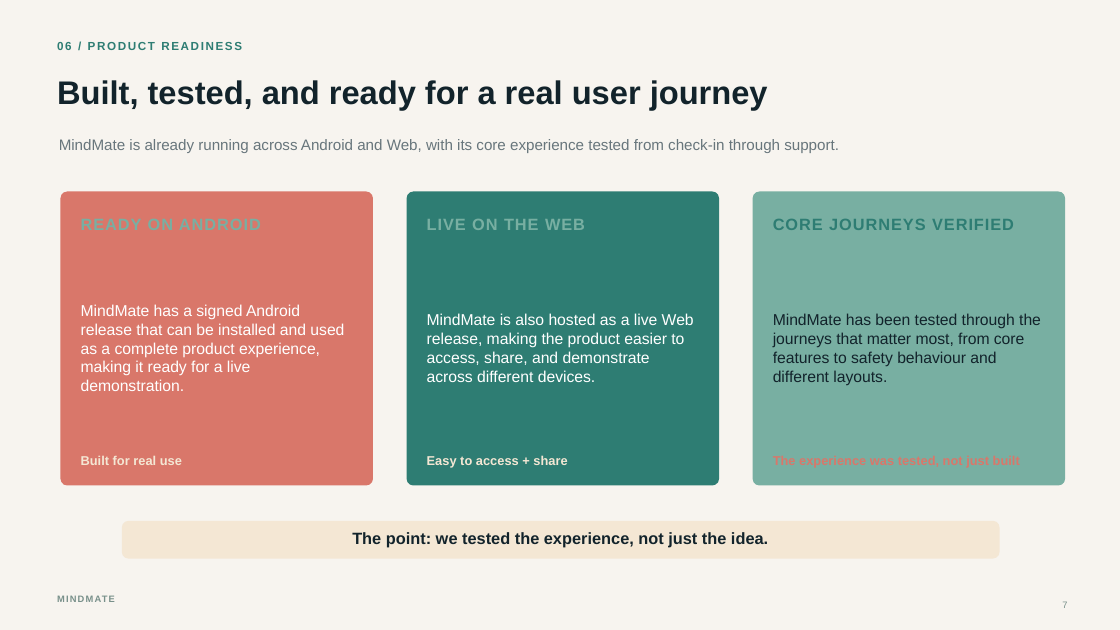
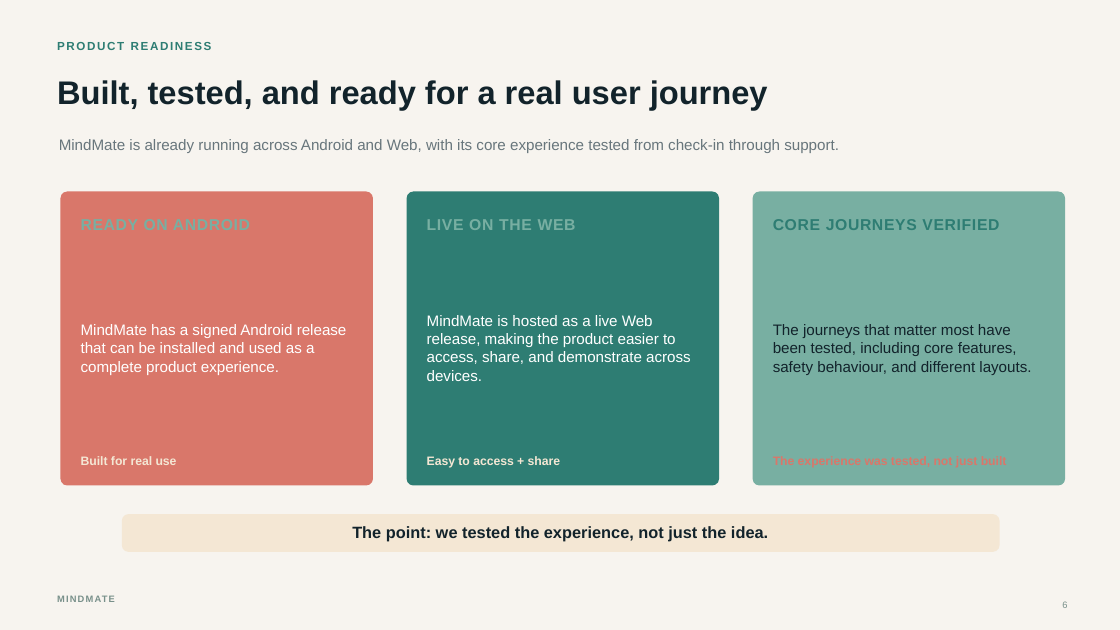
Before and after one commit to Tor3x-Coder/mindmate, a slide deck: slide 6 of presentation/MindMate_Competition_Presentation.pptx (slide 7 before the commit). Drawn at 1120x630 pixels with LibreOffice and Linux fonts; fonts in the diff are those of the drawing. Boxes give left, top, right and bottom in pixels: in the first picture for what was removed or moved away, otherwise in the second. Text is boxed around its words. In the diff, an @@ line names an element or a change of style, - is before the commit and + after.

Commit message:
docs: align presentation with captain deck and financials

```diff
--- a/presentation/MindMate_Competition_Presentation.pptx
+++ b/presentation/MindMate_Competition_Presentation.pptx
@@ text at [57, 42, 212, 50]: text changed @@
-06 / PRODUCT READINESS
+PRODUCT READINESS
@@ text "LIVE ON THE WEB" at [427, 219, 576, 230]: size 14 to 13.5 pt, letter spacing 0.8 to 0.6 pt @@
@@ text "CORE JOURNEYS VERIFIED" at [773, 219, 999, 230]: size 14 to 13.5 pt, letter spacing 0.8 to 0.6 pt @@
@@ text at [81, 324, 347, 375]: text changed; size 13.5 to 13 pt @@
-MindMate has a signed Android release that can be installed and used as a complete product experience, making it ready for a live demonstration.
+MindMate has a signed Android release that can be installed and used as a complete product experience.
@@ text at [427, 315, 691, 381]: text changed; size 13.5 to 13 pt @@
-MindMate is also hosted as a live Web release, making the product easier to access, share, and demonstrate across different devices.
+MindMate is hosted as a live Web release, making the product easier to access, share, and demonstrate across devices.
@@ text at [773, 324, 1031, 375]: text changed; size 13.5 to 13 pt @@
-MindMate has been tested through the journeys that matter most, from core features to safety behaviour and different layouts.
+The journeys that matter most have been tested, including core features, safety behaviour, and different layouts.
@@ text "Built for real use" at [81, 456, 177, 465]: size 11 to 10.5 pt @@
@@ text "Easy to access + share" at [427, 456, 560, 468]: size 11 to 10.5 pt @@
@@ rounded rectangle: place and size @@
-rounded rectangle at [122, 521, 1000, 559]
+rounded rectangle at [122, 514, 1000, 552]
@@ text "The point: we tested the ...": place and size @@
-text "The point: we tested the ..." at [352, 532, 768, 548]
+text "The point: we tested the ..." at [352, 526, 768, 541]
@@ page number at [1062, 601, 1067, 608]: text changed @@
-7
+6
```
Also in this commit, not shown: 6 other slides changed, 2 slides added, 4 slides removed.
